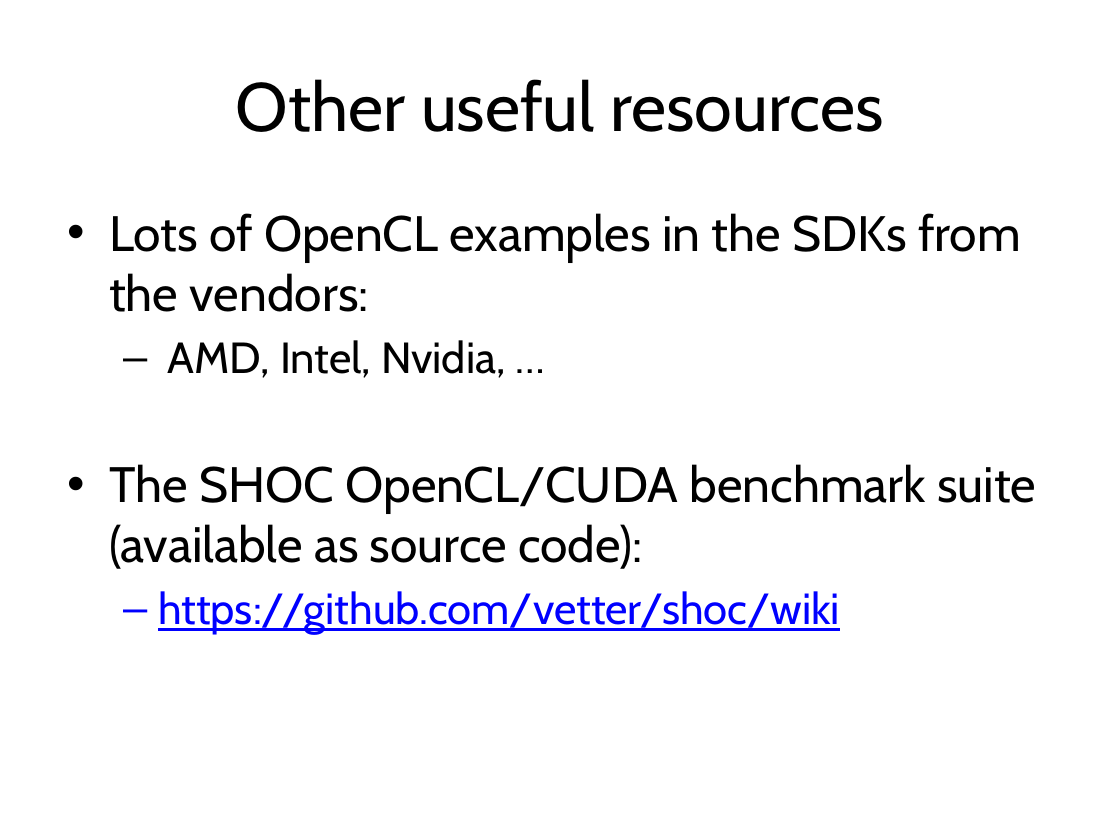
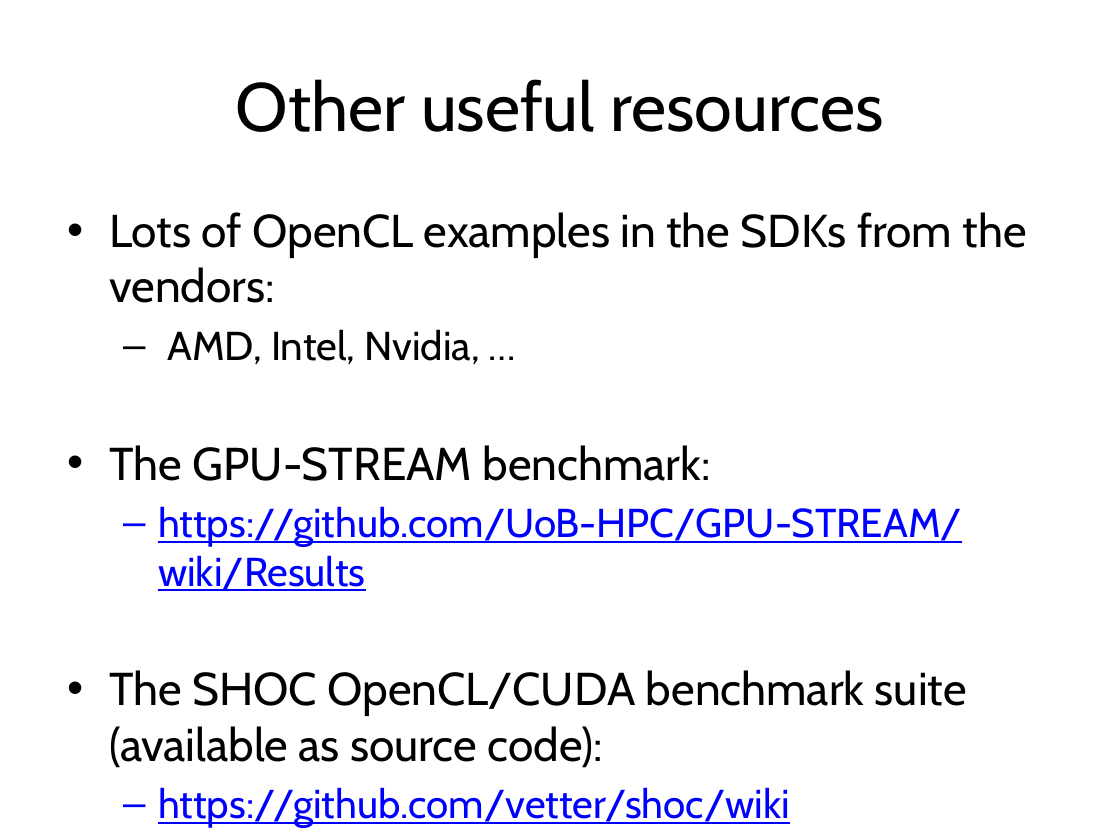
Before and after one commit to UoB-HPC/opencl-training-code, a slide deck: slide 12 of slides/advanced_outro.pptx. Drawn at 1120x840 pixels with LibreOffice and Linux fonts; fonts in the diff are those of the drawing. Boxes give left, top, right and bottom in pixels: in the first picture for what was removed or moved away, otherwise in the second. Text is boxed around its words. In the diff, an @@ line names an element or a change of style, - is before the commit and + after.

Commit message:
Updated outro for IWOCL 2016
Updated to OpenCL 2.1, SPIR-V, other relevant updates.

```diff
--- a/slides/advanced_outro.pptx
+++ b/slides/advanced_outro.pptx
@@ text at box(109, 212, 1027, 828): size 32 to 29.6 pt in "Lots of OpenCL examples in the SDKs ...", "The SHOC OpenCL/CUDA benchmark suite (available as ..."; size 28 to 25.9 pt in "AMD, Intel, Nvidia, …", "https://github.com/vetter/shoc/wiki" @@
@@ text at box(109, 445, 962, 591): paragraphs added @@
+• The GPU-STREAM benchmark:
+  – https://github.com/UoB-HPC/GPU-STREAM/wiki/Results
```
Also in this commit, not shown: 8 other slides changed, 1 slide added, 1 slide removed.
